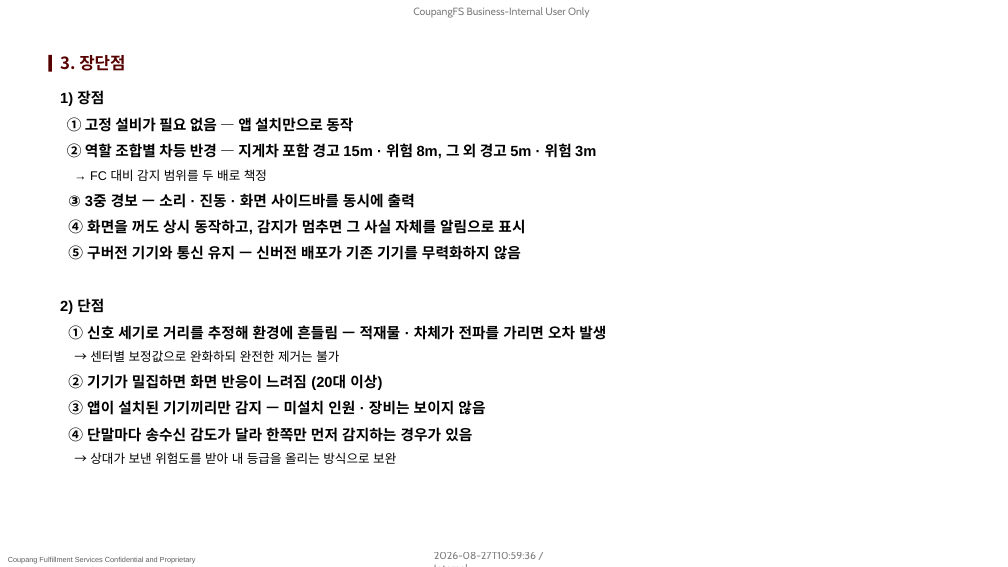
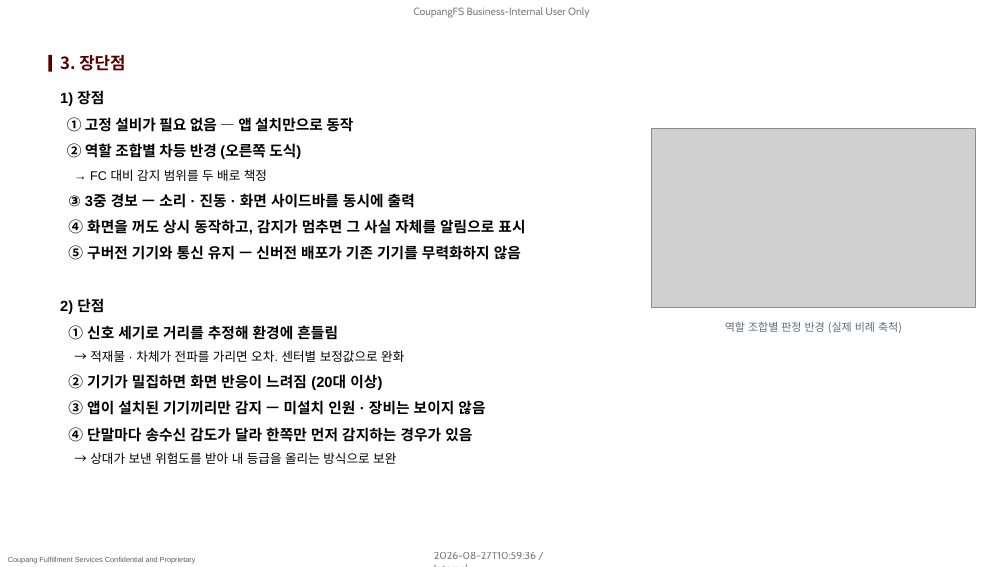
Before and after one commit to pslymzero-cyber/SafeAlert, a slide deck: slide 5 of docs/presentation/company_form/SafeAlert_보고_2026.08.pptx. Drawn at 1008x567 pixels with LibreOffice and Linux fonts; fonts in the diff are those of the drawing; grey boxes stand for pictures; background and template pictures are left out. Boxes give left, top, right and bottom in pixels: in the first picture for what was removed or moved away, otherwise in the second. Text is boxed around its words. In the diff, an @@ line names an element or a change of style, - is before the commit and + after.

```diff
--- a/docs/presentation/company_form/SafeAlert_보고_2026.08.pptx
+++ b/docs/presentation/company_form/SafeAlert_보고_2026.08.pptx
@@ text at <box>67,143,301,159</box>: text changed @@
-② 역할 조합별 차등 반경 — 지게차 포함 경고 15m · 위험 8m, 그 외 경고 5m · 위험 3m
+② 역할 조합별 차등 반경 (오른쪽 도식)
@@ picture added at <box>652,129,975,307</box> @@
@@ text at <box>68,325,404,362</box>: text changed; size 14 to 12 pt; bold off @@
-① 신호 세기로 거리를 추정해 환경에 흔들림 — 적재물 · 차체가 전파를 가리면 오차 발생
-→ 센터별 보정값으로 완화하되 완전한 제거는 불가
+① 신호 세기로 거리를 추정해 환경에 흔들림
+→ 적재물 · 차체가 전파를 가리면 오차. 센터별 보정값으로 완화
@@ text added at <box>725,322,902,333</box>, 10.5 pt, text #5D6D7E @@
+역할 조합별 판정 반경 (실제 비례 축척)
```
Also in this commit, not shown: 4 other slides changed, 12 other files.
